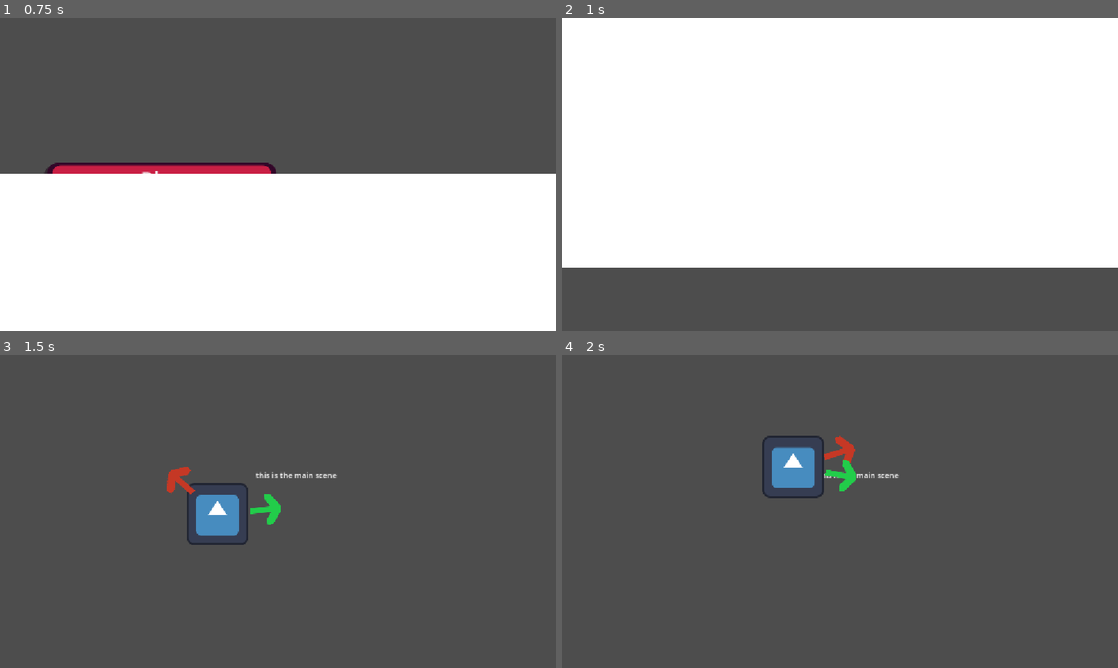
Above: before the commit, frames 1-4 (two rows, left to right).
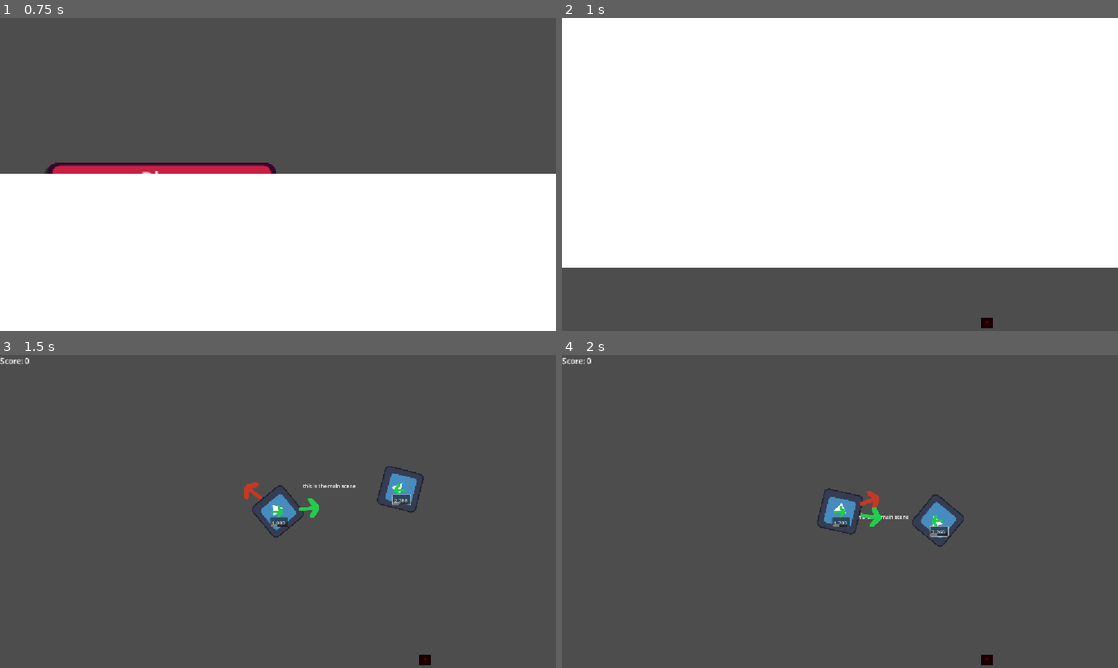
Above: after the commit, the same moments.

Repository: audsgegelods/ballarena
Game: Godot game, scene res://scenes/menus/main_menu.tscn
Same seed, same stepped clock (60 frames per second), same inputs: the game is played once before the commit and once after it. The engine's default icon, where the game draws it, is replaced by a stand-in: a white triangle on a blue panel in a dark square.
Inputs (mouse positions are in pixels of both pictures, inside the frame that each line leads up to):
- Up to frame 1 (0.75 s): click "Play" at 0.5 s
- Up to frame 2 (1 s): no input
- Up to frame 3 (1.5 s): move the mouse to (400, 495) at 1.27 s; click (400, 495) at 1.35 s
- Up to frame 4 (2 s): no input

Frame 1 is identical in both runs. In frame 2, less than 0.1% of the frame differs, in the area x 75-78%, y 95-100%; in frame 3, 3.2%; in frame 4, 3.3%, in the area x 0-78%, y 0-100%.

Commit message:
enemy behaviors and deaths

Diff:
--- a/project.godot
+++ b/project.godot
@@ -24,6 +24,20 @@
 window/stretch/mode="canvas_items"
 window/stretch/aspect="expand"
 
+[global_group]
+
+enemy=""
+player=""
+
+[input]
+
+change_Direction={
+"deadzone": 0.2,
+"events": [Object(InputEventMouseButton,"resource_local_to_scene":false,"resource_name":"","device":-1,"window_id":0,"alt_pressed":false,"shift_pressed":false,"ctrl_pressed":false,"meta_pressed":false,"button_mask":1,"position":Vector2(652, 13),"global_position":Vector2(664, 73),"factor":1.0,"button_index":1,"canceled":false,"pressed":true,"double_click":false,"script":null)
+, Object(InputEventKey,"resource_local_to_scene":false,"resource_name":"","device":-1,"window_id":0,"alt_pressed":false,"shift_pressed":false,"ctrl_pressed":false,"meta_pressed":false,"pressed":false,"keycode":0,"physical_keycode":32,"key_label":0,"unicode":32,"location":0,"echo":false,"script":null)
+]
+}
+
 [physics]
 
 3d/physics_engine="Jolt Physics"
--- /dev/null
+++ b/scenes/enemy.tscn
@@ -0,0 +1,51 @@
+[gd_scene format=3 uid="uid://c0jwqmyyio8ox"]
+
+[ext_resource type="Script" uid="uid://1bcgh1q2h4wc" path="res://scripts/enemy.gd" id="1_md0e3"]
+[ext_resource type="Texture2D" uid="uid://bthmt58s3m2jq" path="res://icon.svg" id="2_c4w8v"]
+[ext_resource type="Texture2D" uid="uid://bwad32s32mss" path="res://sprites/debug/CursorDir.png" id="4_nenq2"]
+
+[sub_resource type="SpriteFrames" id="SpriteFrames_j3t2j"]
+animations = [{
+"frames": [{
+"duration": 1.0,
+"texture": ExtResource("2_c4w8v")
+}],
+"loop": 1,
+"name": &"default",
+"speed": 5.0
+}]
+
+[sub_resource type="CapsuleShape2D" id="CapsuleShape2D_ag0bx"]
+radius = 62.0
+height = 124.0
+
+[node name="Enemy" type="CharacterBody2D" unique_id=1452228314]
+collision_layer = 2
+motion_mode = 1
+script = ExtResource("1_md0e3")
+
+[node name="Sprite" type="AnimatedSprite2D" parent="." unique_id=760174174]
+sprite_frames = SubResource("SpriteFrames_j3t2j")
+
+[node name="Hurtbox" type="Area2D" parent="." unique_id=2029330132 groups=["enemy"]]
+
+[node name="Hurtbox Shape" type="CollisionShape2D" parent="Hurtbox" unique_id=1775673128]
+shape = SubResource("CapsuleShape2D_ag0bx")
+
+[node name="Debug" type="Node2D" parent="." unique_id=1593936262]
+
+[node name="RotateDirArrow" type="Sprite2D" parent="Debug" unique_id=1858966642]
+position = Vector2(52.999996, 1.9999924)
+rotation = 3.1415927
+scale = Vector2(0.5468749, 0.578125)
+texture = ExtResource("4_nenq2")
+offset = Vector2(100, 0)
+
+[node name="RotateSpeedText" type="TextEdit" parent="Debug" unique_id=887860289]
+offset_left = -24.0
+offset_top = 19.0
+offset_right = 32.0
+offset_bottom = 49.0
+placeholder_text = "1.0"
+
+[connection signal="body_entered" from="Hurtbox" to="." method="_on_hurtbox_body_entered"]
--- a/scenes/main.tscn
+++ b/scenes/main.tscn
@@ -1,8 +1,13 @@
 [gd_scene format=3 uid="uid://ds0atue7cmr60"]
 
+[ext_resource type="PackedScene" uid="uid://dk3cg2hoeo3n3" path="res://scenes/ui.tscn" id="1_jyhfs"]
 [ext_resource type="PackedScene" uid="uid://bnelqs7f3c6iv" path="res://scenes/player.tscn" id="1_o5qli"]
+[ext_resource type="PackedScene" uid="uid://c0jwqmyyio8ox" path="res://scenes/enemy.tscn" id="2_0wfyh"]
+[ext_resource type="PackedScene" uid="uid://67jjddn487bn" path="res://scenes/spawner.tscn" id="2_sugp2"]
 
 [node name="main" type="Node" unique_id=175430429]
+
+[node name="ui" parent="." unique_id=1547660875 instance=ExtResource("1_jyhfs")]
 
 [node name="Label" type="Label" parent="." unique_id=1577861955]
 offset_left = 530.0
@@ -13,3 +18,8 @@
 
 [node name="Player" parent="." unique_id=1452228314 instance=ExtResource("1_o5qli")]
 position = Vector2(595, 360)
+
+[node name="Spawner" parent="Player" unique_id=1836008841 instance=ExtResource("2_sugp2")]
+
+[node name="Enemy" parent="." unique_id=372325034 instance=ExtResource("2_0wfyh")]
+position = Vector2(897, 243)
--- a/scenes/player.tscn
+++ b/scenes/player.tscn
@@ -5,18 +5,30 @@
 [ext_resource type="Texture2D" uid="uid://vsf3r4krf3dn" path="res://sprites/debug/MoveDir.png" id="3_dqkch"]
 [ext_resource type="Texture2D" uid="uid://bwad32s32mss" path="res://sprites/debug/CursorDir.png" id="4_qlg0r"]
 
+[sub_resource type="SpriteFrames" id="SpriteFrames_j3t2j"]
+animations = [{
+"frames": [{
+"duration": 1.0,
+"texture": ExtResource("2_g2els")
+}],
+"loop": 1,
+"name": &"Default",
+"speed": 5.0
+}]
+
 [sub_resource type="CapsuleShape2D" id="CapsuleShape2D_ag0bx"]
 radius = 62.0
 height = 124.0
 
-[node name="Player" type="CharacterBody2D" unique_id=1452228314]
+[node name="Player" type="CharacterBody2D" unique_id=1452228314 groups=["player"]]
+collision_mask = 3
 motion_mode = 1
 script = ExtResource("1_g2els")
 show_debug = true
-move_speed = 256.0
 
-[node name="Sprite" type="Sprite2D" parent="." unique_id=1922138586]
-texture = ExtResource("2_g2els")
+[node name="Sprite" type="AnimatedSprite2D" parent="." unique_id=1271132263]
+sprite_frames = SubResource("SpriteFrames_j3t2j")
+animation = &"Default"
 
 [node name="Hitbox" type="CollisionShape2D" parent="." unique_id=1775673128]
 shape = SubResource("CapsuleShape2D_ag0bx")
@@ -30,3 +42,25 @@
 [node name="CursorPosArrow" type="Sprite2D" parent="Debug" unique_id=1542733430]
 texture = ExtResource("4_qlg0r")
 offset = Vector2(100, 0)
+
+[node name="RotateDirArrow" type="Sprite2D" parent="Debug" unique_id=595878467]
+position = Vector2(52.999996, 1.9999924)
+rotation = 3.1415927
+scale = Vector2(0.5468749, 0.578125)
+texture = ExtResource("4_qlg0r")
+offset = Vector2(100, 0)
+
+[node name="RotateSpeedText" type="TextEdit" parent="Debug" unique_id=1053062453]
+offset_left = -24.0
+offset_top = 19.0
+offset_right = 32.0
+offset_bottom = 49.0
+placeholder_text = "1.0"
+
+[node name="Camera2D" type="Camera2D" parent="." unique_id=125658354]
+zoom = Vector2(0.65, 0.65)
+
+[node name="RespawnTimer" type="Timer" parent="." unique_id=119336191]
+one_shot = true
+
+[connection signal="timeout" from="RespawnTimer" to="." method="_on_respawn_timer_timeout"]
--- /dev/null
+++ b/scenes/spawner.tscn
@@ -0,0 +1,17 @@
+[gd_scene format=3 uid="uid://67jjddn487bn"]
+
+[ext_resource type="Texture2D" uid="uid://bthmt58s3m2jq" path="res://icon.svg" id="1_2vbf6"]
+[ext_resource type="Script" uid="uid://cw1mma66ve4os" path="res://scripts/spawner.gd" id="1_ik2nu"]
+
+[node name="Spawner" type="Node2D" unique_id=1430247646]
+script = ExtResource("1_ik2nu")
+
+[node name="Sprite2D" type="Sprite2D" parent="." unique_id=95339339]
+modulate = Color(0.4282995, 0, 0.003487795, 1)
+scale = Vector2(0.3125, 0.265625)
+texture = ExtResource("1_2vbf6")
+
+[node name="SpawnTimer" type="Timer" parent="." unique_id=1757633506]
+wait_time = 5.0
+
+[connection signal="timeout" from="SpawnTimer" to="." method="_on_spawn_timer_timeout"]
--- /dev/null
+++ b/scenes/ui.gd
@@ -0,0 +1,11 @@
+extends CanvasLayer
+
+var player = null
+@onready var scoreLabel = $Score
+
+func _ready() -> void:
+	player = get_tree().get_nodes_in_group("player")[0]
+
+func _process(delta) -> void:
+	if player != null:
+		scoreLabel.text = "Score: " + str(player.getScore())
--- /dev/null
+++ b/scenes/ui.tscn
@@ -0,0 +1,11 @@
+[gd_scene format=3 uid="uid://dk3cg2hoeo3n3"]
+
+[ext_resource type="Script" uid="uid://cy8n2hxf3ti8q" path="res://scenes/ui.gd" id="1_nt7q6"]
+
+[node name="ui" type="CanvasLayer" unique_id=1428220363]
+script = ExtResource("1_nt7q6")
+
+[node name="Score" type="Label" parent="." unique_id=454370369]
+offset_right = 248.0
+offset_bottom = 97.0
+text = "Score: 0"
--- /dev/null
+++ b/scripts/enemy.gd
@@ -0,0 +1,99 @@
+extends CharacterBody2D
+
+@export var show_debug: bool = true
+var player = null
+
+#Movement
+@export var move_speed:= 100
+@export var turn_speed:= 0.08
+var move_dir: Vector2 = Vector2.ZERO
+
+#Rotation
+var rotate_speed: float = 0
+var rotate_dir = -1
+
+# Knockback
+var max_knockback: float = 550
+var knockback_speed: float = 0.0
+var knockback_dir: Vector2 = Vector2.ZERO
+var knockback_decay: float = 450
+
+var state: String = "turnLeft"
+
+#Sprite
+@onready var sprite = $Sprite
+
+func _ready() -> void:
+	$Debug.visible = show_debug
+	rotate_speed = randf_range(2, 5)
+	rotate_dir = [-1, 1].pick_random()
+	player = get_tree().get_nodes_in_group("player")[0]
+	if rotate_dir == -1:
+		state = "turnLeft"
+	elif rotate_dir == 1:
+		state = "turnRight"
+
+
+func _physics_process(delta) -> void:
+	sprite.rotate(rotate_speed * rotate_dir * delta)
+
+	if player:
+		if knockback_speed != 0:
+			knockback_speed = move_toward(knockback_speed, 0, knockback_decay * delta)
+		move_dir = (player.get_pos()- self.position).normalized()
+		self.velocity = (move_dir * move_speed) + (knockback_dir * knockback_speed)
+		move_and_slide()
+
+func _process(delta) -> void:
+	update_debug_arrows()
+
+	if rotate_speed <= 0:
+		die()
+		player.addScore(1)
+
+func get_cursor_dir() -> Vector2:
+	var mouse_pos = get_viewport().get_mouse_position()
+	var dir = mouse_pos - self.position
+	return dir.normalized()
+
+func rotate_towards_cursor() -> Vector2:
+	return move_dir.lerp(get_cursor_dir(), turn_speed).normalized()
+
+func update_debug_arrows() -> void:
+	$Debug/RotateDirArrow.flip_h = (rotate_dir == 1)
+	$Debug/RotateSpeedText.text = str(rotate_speed)
+
+func add_rotate_speed(speed) -> void:
+	rotate_speed += speed
+
+func _on_hurtbox_body_entered(body: Node2D) -> void:
+	if body.is_in_group("player"):
+		var knockback_dir = (body.get_pos() - self.position).normalized()
+		var player_rotate_speed = body.get_rotate_speed()
+		body.set_knockback(knockback_dir)
+		set_knockback(-knockback_dir)
+
+		if body.get_rotate_dir() == rotate_dir: # if same direction
+			if player_rotate_speed > rotate_speed: # if player faster than enemy
+				body.add_rotate_speed(-rotate_speed / 8) # slow down player
+				add_rotate_speed(-player_rotate_speed / 2) # slow down enemy
+
+			elif player_rotate_speed < rotate_speed: # if player slower than enemy
+				body.add_rotate_speed(-rotate_speed / 2) # slow down player
+				add_rotate_speed(-player_rotate_speed / 8) # slow down enemy
+
+			else: # if speeds are equal, slow down both
+				body.add_rotate_speed(-rotate_speed / 2)
+				add_rotate_speed(-rotate_speed / 2)
+
+		else:
+			body.add_rotate_speed(rotate_speed / 2) # add speed if player is going opposite
+			add_rotate_speed(-player_rotate_speed / 4) # slow down enemy
+
+func die():
+	state = "stop"
+	queue_free()
+
+func set_knockback(dir) -> void:
+	knockback_dir = dir
+	knockback_speed = max_knockback
--- a/scripts/player.gd
+++ b/scripts/player.gd
@@ -1,22 +1,68 @@
 extends CharacterBody2D
 
 @export var show_debug: bool = false
+var totalScore: int = 0
 
 #Movement
-@export var move_speed:= 8.0
+@export var move_speed:= 256
 @export var turn_speed:= 0.08
 var move_dir: Vector2 = Vector2.ZERO
 
+#Rotation
+var rotate_speed: float = 2
+var rotate_dir = -1
+var rotate_decay = 0.2
+
+#Knockback Vectors
+var max_knockback: float = 550
+var knockback_speed: float = 0.0
+var knockback_dir: Vector2 = Vector2.ZERO
+var knockback_decay: float = 450
+
+@onready var sprite = $Sprite
+var state: String = "turnLeft"
+
 func _ready() -> void:
 	$Debug.visible = show_debug
+	if rotate_dir == -1:
+		state = "turnLeft"
+	elif rotate_dir == 1:
+		state = "turnRight"
 
 func _physics_process(delta) -> void:
-	move_dir = rotate_towards_cursor()
-	self.velocity = move_dir * move_speed
-	move_and_slide()
+	if state != "stop":
+		# Movement Logic
+		move_dir = rotate_towards_cursor().normalized()
+
+		if knockback_speed != 0:
+			knockback_speed = move_toward(knockback_speed, 0, knockback_decay * delta)
+
+		var move_velocity = move_dir * move_speed
+		var knockback_velocity = knockback_dir * knockback_speed
+
+		if knockback_velocity.length_squared() > move_velocity.length_squared():
+			self.velocity = knockback_dir * knockback_speed
+		else:
+			self.velocity = (move_dir * move_speed)
+		move_and_slide()
+
+		# Rotation Logic
+		sprite.rotate(rotate_speed * rotate_dir * delta)
+
+		if Input.is_action_just_pressed("change_Direction"):
+			rotate_dir = -rotate_dir
+		if rotate_speed <= 0:
+			rotate_speed = 0
+
+		else:
+			# this math could probably be better rn its a static decay
+			rotate_speed -= rotate_decay * delta
 
 func _process(delta) -> void:
-	update_debug_arrows()
+	if state != "stop":
+		update_debug_arrows()
+		if rotate_speed <= 0:
+			die()
 
 func get_cursor_dir() -> Vector2:
 	var mouse_pos = get_viewport().get_mouse_position()
@@ -28,4 +74,36 @@
 
 func update_debug_arrows() -> void:
 	$Debug/CursorPosArrow.rotation = get_cursor_dir().angle()
-	$Debug/MoveDirArrow.rotation = rotate_towards_cursor().angle()
+	$Debug/MoveDirArrow.rotation = move_dir.angle()
+	$Debug/RotateDirArrow.flip_h = (rotate_dir == 1)
+	$Debug/RotateSpeedText.text = str(rotate_speed)
+
+func set_knockback(dir) -> void:
+	knockback_dir = dir
+	knockback_speed = max_knockback
+
+func add_rotate_speed(speed) -> void:
+	rotate_speed += speed
+
+func get_pos() -> Vector2:
+	return self.position
+
+func get_rotate_speed() -> float:
+	return self.rotate_speed
+
+func get_rotate_dir() -> int:
+	return self.rotate_dir
+
+func die():
+	hide()
+	state = "stop"
+	$RespawnTimer.start()
+
+func _on_respawn_timer_timeout() -> void:
+	get_tree().reload_current_scene()
+
+func addScore(score) -> void:
+	totalScore += score
+
+func getScore() -> int:
+	return totalScore
--- /dev/null
+++ b/scripts/spawner.gd
@@ -0,0 +1,28 @@
+extends Node2D
+
+# Spawning
+var minSpawnRadius: float = 200
+var maxSpawnRadius: float = 500
+@onready var spawnTimer = $SpawnTimer
+
+@onready var enemy = preload("res://Scenes/enemy.tscn")
+
+
+func _ready() -> void:
+	position = Vector2(randomCoord(), randomCoord())
+	spawnEnemy()
+	spawnTimer.start()
+
+func randomCoord() -> float:
+	var value = randf_range(minSpawnRadius, maxSpawnRadius)
+	var sign = [1, -1].pick_random()
+	return sign * value
+
+func spawnEnemy() -> void:
+	var newEnemy = enemy.instantiate()
+	get_tree().current_scene.add_child(newEnemy)
+	newEnemy.global_position = global_position
+	position = Vector2(randomCoord(), randomCoord())
+
+func _on_spawn_timer_timeout() -> void:
+	spawnEnemy()
Not shown, added: scenes/ui.gd.uid
Not shown, added: scripts/enemy.gd.uid
Not shown, added: scripts/spawner.gd.uid
